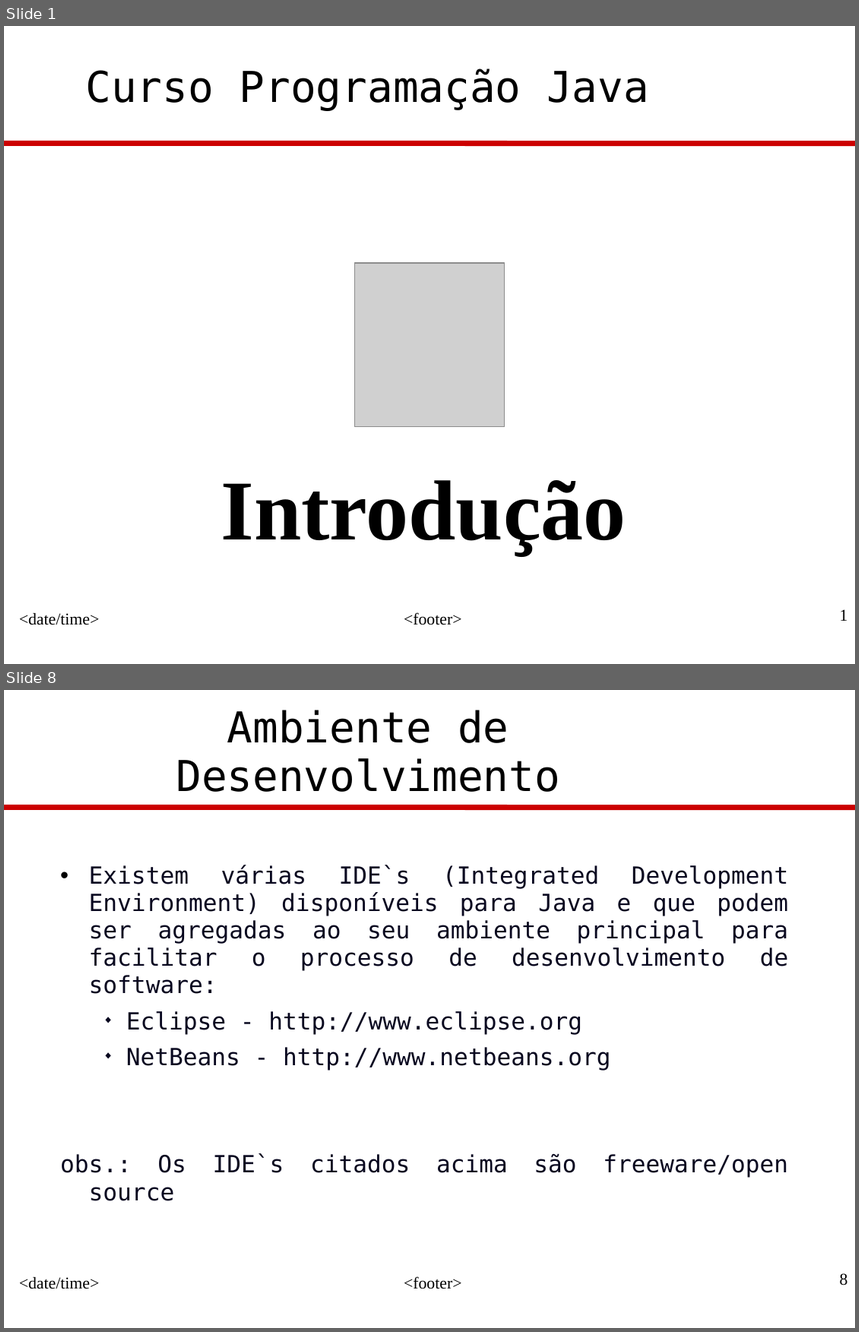
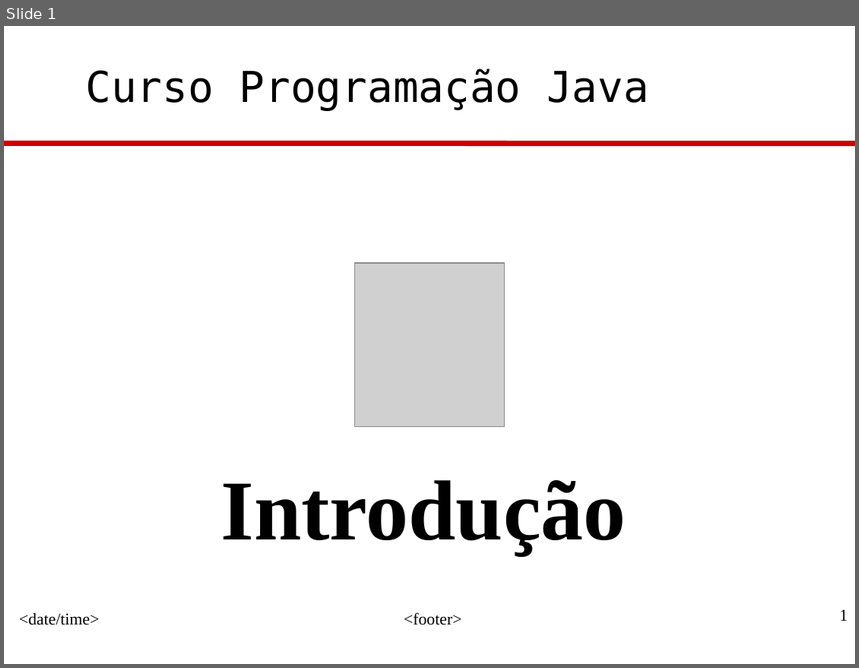
Before and after one commit to eaoliveira/DSJ-N1602, a slide deck: Professor/src/introducao/JavaProg-1-Introducao.ppt. Shown one above the other, each under a label of ours: slides 1 and 8 before the commit, slide 1 after it; the slides between them are not shown. The pictures are 859x1332 and 859x668 pixels, drawn with LibreOffice and Linux fonts; fonts in the diff are those of the drawing; grey boxes stand for pictures; background and template pictures are left out. Boxes give left, top, right and bottom in pixels: in the first picture for what was removed or moved away, otherwise in the second. Text is boxed around its words. In the diff, an @@ line names an element or a change of style, - is before the commit and + after.

```diff
--- a/Professor/src/introducao/JavaProg-1-Introducao.ppt
+++ b/Professor/src/introducao/JavaProg-1-Introducao.ppt
@@ slide 8 removed at [4, 690, 855, 1328], background #FFFFFF; not listed: 4 template elements that a slide beside it also shows @@
@@ text removed at [176, 710, 560, 792] @@
-Ambiente de Desenvolvimento
@@ text removed at [60, 865, 788, 1177] @@
-• Existem várias IDE`s (Integrated Development Environment) disponíveis para Java e que podem ser agregadas ao seu ambiente principal para facilitar o processo de desenvolvimento de software:
-  ◆ Eclipse - http://www.eclipse.org
-  ◆ NetBeans - http://www.netbeans.org
-obs.: Os IDE`s citados acima são freeware/open source
```
Also in this commit, not shown: 12 slides changed, 8 slides added, 16 other slides removed.
